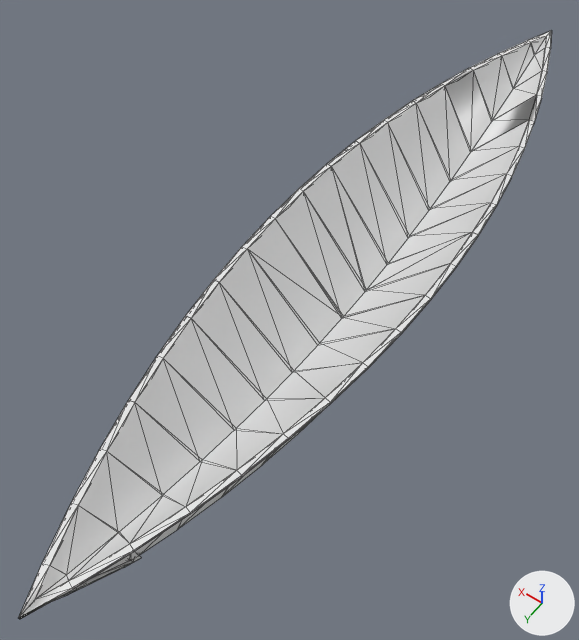
Before and after pictures for a commit that changed the FBX model props/prop_static_55844.fbx.
Before and after are seen from a 50 mm lens placed at (-13.6, -1.4, 42.2), pointed at (1.8, -23.0, 8.3). Lighting does not change. The marker at lower right points along +X, +Y and +Z. The older version comes first. Mesh edges are drawn as thin lines. Where no turn or scale is listed for an object, it has been applied to the vertices. Vertices at exactly the same position are counted once.

The scene before the commit, as lines of its bpy script (objects in view):
```python
me_models_surreal_boatramp_mdl_boatramp_smd = bpy.data.meshes.new('models/surreal/boatramp.mdl/boatramp.smd')
me_models_surreal_boatramp_mdl_boatramp_smd.from_pydata(...)  # 489 vertices, 658 faces; spans x -4.8..4.8, y -23.3..23.3, z -2.6..2.6
# faces by material slot: [76, 582]
me_models_surreal_boatramp_mdl_boatramp_smd.materials.append(mat_materials_models_surreal_boatramp_surreal_boatwoodalt)  # white #e7e7e7
me_models_surreal_boatramp_mdl_boatramp_smd.materials.append(mat_materials_models_surreal_boatramp_surreal_boatwood)  # white #e7e7e7
ob_prop_static_55844 = bpy.data.objects.new('prop_static_55844', me_models_surreal_boatramp_mdl_boatramp_smd)
ob_prop_static_55844.location = (0.0, -26.69, 9.79)
```
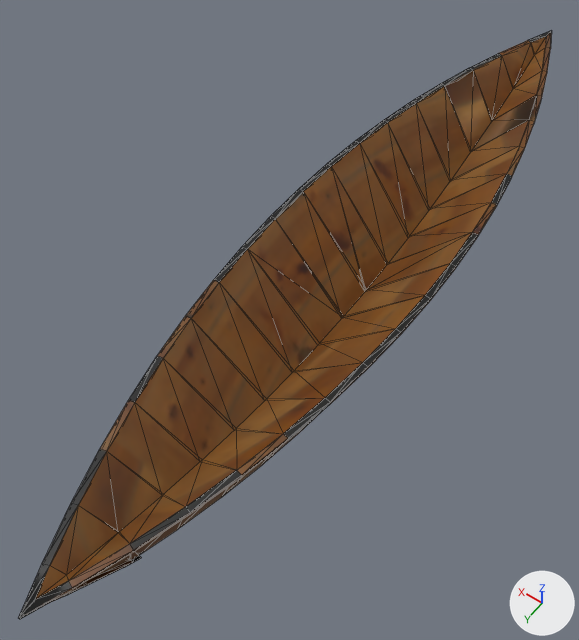
The newer file is also rescaled (x100.0), turned or shifted as a whole; pictures and numbers use the older file's frame.

The change, as a diff of the scene's bpy script:
```diff
--- a/props/prop_static_55844.fbx.py
+++ b/props/prop_static_55844.fbx.py
@@ img_prop_static_55844_atlas_png @@
+img_prop_static_55844_atlas_png = load_image('prop_static_55844_atlas.png', '../textures/prop_static_55844_atlas.png', 256, 256, 'sRGB')
@@ mat_prop_static_55844_atlas_mat @@
+mat_prop_static_55844_atlas_mat = principled_material('prop_static_55844_atlas_mat')
+mat_prop_static_55844_atlas_mat.texture = img_prop_static_55844_atlas_png
@@ me_models_surreal_boatramp_mdl_boatramp_smd @@
 me_models_surreal_boatramp_mdl_boatramp_smd.from_pydata(...)  # 489 vertices, 658 faces; spans x -4.8..4.8, y -23.3..23.3, z -2.6..2.6
 # used by ob_prop_static_55844; location = (0.0, -26.69, 9.79)
+# me_models_surreal_boatramp_mdl_boatramp_smd part 1: its shading normals changed
+# me_models_surreal_boatramp_mdl_boatramp_smd part 2: all 76 faces that had it switch from mat_materials_models_surreal_boatramp_surreal_boatwoodalt (white #e7e7e7) to mat_prop_static_55844_atlas_mat (picture img_prop_static_55844_atlas_png)
+# me_models_surreal_boatramp_mdl_boatramp_smd part 3: all 582 faces that had it switch from mat_materials_models_surreal_boatramp_surreal_boatwood (white #e7e7e7) to mat_prop_static_55844_atlas_mat (picture img_prop_static_55844_atlas_png)
+# me_models_surreal_boatramp_mdl_boatramp_smd part 4: texture (UV) coordinates of 658 of 658 faces, centred in x -4.8..4.8, y -23.2..23.0, z -2.6..2.6, changed; they spanned u -8.94..47.0, v -23.0..47.5 and now span u 0.0..1.0, v 0.0..1.0
```

Pixel boxes (x1, y1, x2, y2) of what changed, in the pictures (579 x 640 px):
'prop_static_55844', shading changed, recoloured, surface changed (white to brown)
    both: (19, 30, 552, 619)
part 2 of me_models_surreal_boatramp_mdl_boatramp_smd, recoloured (white to brown)
    both: (36, 37, 546, 599)
part 3 of me_models_surreal_boatramp_mdl_boatramp_smd, recoloured
    both: (19, 30, 552, 619)
part 4 of me_models_surreal_boatramp_mdl_boatramp_smd, surface changed (grey to brown)
    both: (19, 30, 552, 619)
